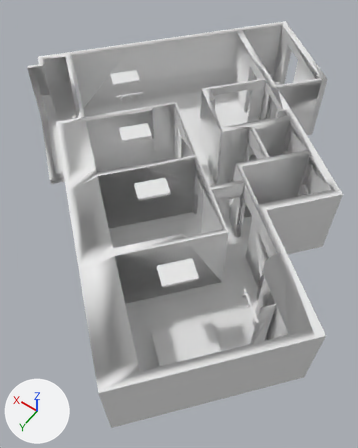
The COLLADA model docs/house/1702.dae, before and after one commit.
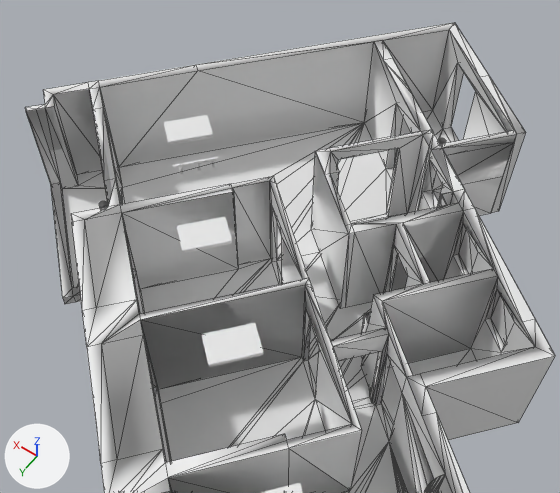
Each version is shown whole from a 50 mm lens placed at (-6.13, 10.45, 13.9), pointed at (0.19, 1.6, -0.01), then close up from a 50 mm lens placed at (-4.46, 8.04, 14.75), pointed at (1.45, -0.24, 1.73). Arrows for +X, +Y and +Z are at lower left; the lights stay in place. The close-ups show mesh edges as thin lines. Materials are left out; every surface is plain grey. Where no turn or scale is listed for an object, it has been applied to the vertices. Vertices at the same position are counted once.

Before the edit, the objects in view are built like this:
```python
me_group_14 = bpy.data.meshes.new('group_14')
me_group_14.from_pydata(...)  # 104 vertices, 204 faces; spans x 0.0..1.12, y 0.0..1.163, z 0.0..0.085
# faces by material slot: [104, 50, 50]
me_group_14.materials.append(mat_translucent_glass_corrugated)
me_group_14.materials.append(mat_mirror_01)
me_group_14.materials.append(mat_translucent_glass_gold)
me_group_15 = bpy.data.meshes.new('group_15')
me_group_15.from_pydata(...)  # 104 vertices, 204 faces; spans x 0.0..1.12, y 0.0..1.163, z 0.0..0.085
# faces by material slot: [104, 50, 50]
me_group_15.materials.append(mat_translucent_glass_corrugated)
me_group_15.materials.append(mat_mirror_01)
me_group_15.materials.append(mat_translucent_glass_gold)
me_sketchup = bpy.data.meshes.new('SketchUp')
me_sketchup.from_pydata(...)  # 1371 vertices, 3130 faces; spans x -6.0..8.2, y -8.1..8.3, z 0.0..2.7
me_sketchup.materials.append(mat_translucent_glass_safety)
me_sketchup.materials.append(mat_material_0)
me_sketchup.materials.append(mat_material)
me_sketchup.materials.append(mat_wood_floor_dark)
me_sketchup.materials.append(mat_carrera_marble)
me_sketchup.materials.append(mat_aluminum)
me_sketchup.materials.append(mat_0010_snow)
me_sketchup.materials.append(mat_0135_darkgray)
me_sketchup.materials.append(mat_wood_veneer_02)
me_sketchup.materials.append(mat_blinds_vertical_pattern)
me_sketchup.materials.append(mat_color_m08)
me_sketchup.materials.append(mat_wood_bamboo)
me_sketchup.materials.append(mat_material_4)
me_sketchup.materials.append(mat_color_d05)
ob_group_14 = bpy.data.objects.new('group_14', me_group_14)
ob_group_14.location = (-0.13, 2.08, 2.62)
ob_group_15 = bpy.data.objects.new('group_15', me_group_15)
ob_group_15.location = (1.88, 0.4, 2.62)
ob_sketchup = bpy.data.objects.new('SketchUp', me_sketchup)
ob_sketchup.location = (0.0, 0.0, 0.0)
# also in view: 'group_16' at (4.63, -1.16, 2.66)
```
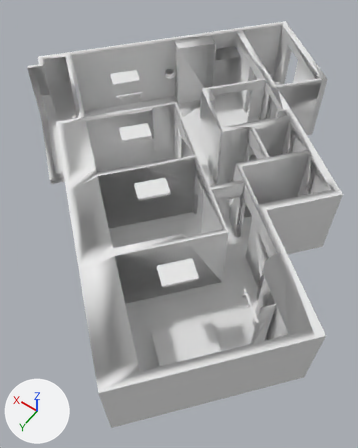
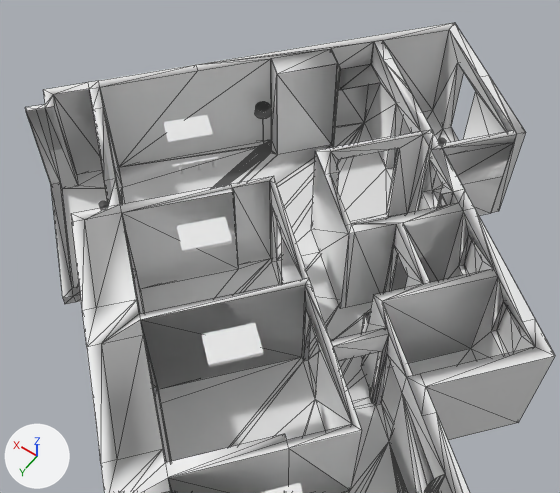
Pixel boxes [x1, y1, x2, y2] of what changed, in the close-ups (560 x 493 px; the box of a moved part takes in the faces that stretch with it):
part 1 of me_sketchup, added
    after: [255, 102, 272, 119]
part 2 of me_sketchup, added
    after: [119, 42, 396, 208]
part 3 of me_sketchup, moved or reshaped
    both: [444, 211, 535, 361]

The change, as a diff of the scene's bpy script:
```diff
--- a/docs/house/1702.dae.py
+++ b/docs/house/1702.dae.py
@@ me_sketchup @@
 # used by ob_sketchup; location = (0.0, 0.0, 0.0)
-me_sketchup.from_pydata(...)  # 1371 vertices, 3130 faces; spans x -6.0..8.2, y -8.1..8.3, z 0.0..2.7
+me_sketchup.from_pydata(...)  # 1655 vertices, 3781 faces; spans x -6.0..8.2, y -8.1..8.3, z 0.0..2.7
+# me_sketchup part 1: a new loose piece of 108 vertices spanning x 4.3..4.7, y -4.0..-3.5, z 1.3..1.5
+# me_sketchup part 2: 176 vertices added at x 2.3..4.7, y -6.2..-3.5, z 0.0..2.7
+# me_sketchup part 3: 17 vertices moved from x -3.6..-1.6, y -2.7..-0.9, z 1.3..2.4 to x -3.8..-1.8, y -2.5..-0.7, z 1.3..2.4; 7 vertices removed from x -3.6..-1.7, y -2.7..-1.1, z 1.3..2.4; 7 vertices added at x -3.9..-2.0, y -2.5..-0.9, z 1.3..2.4
```
